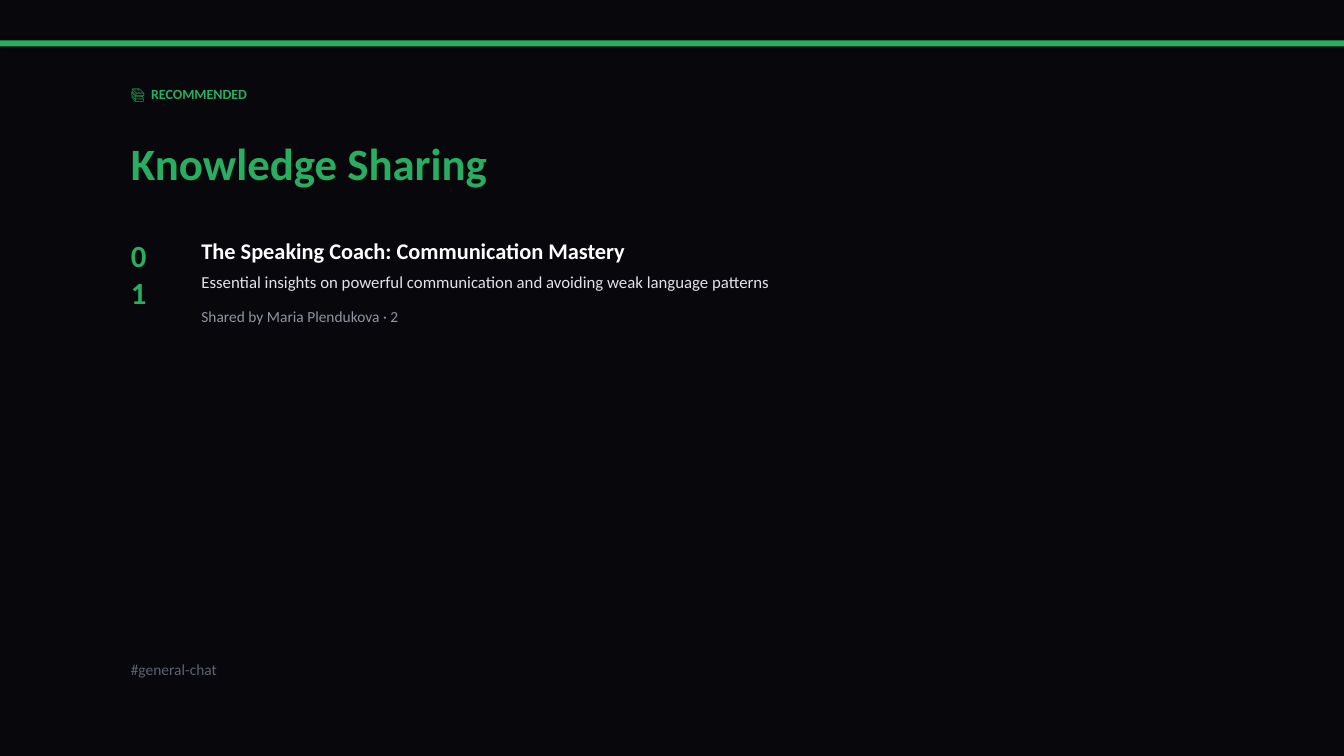
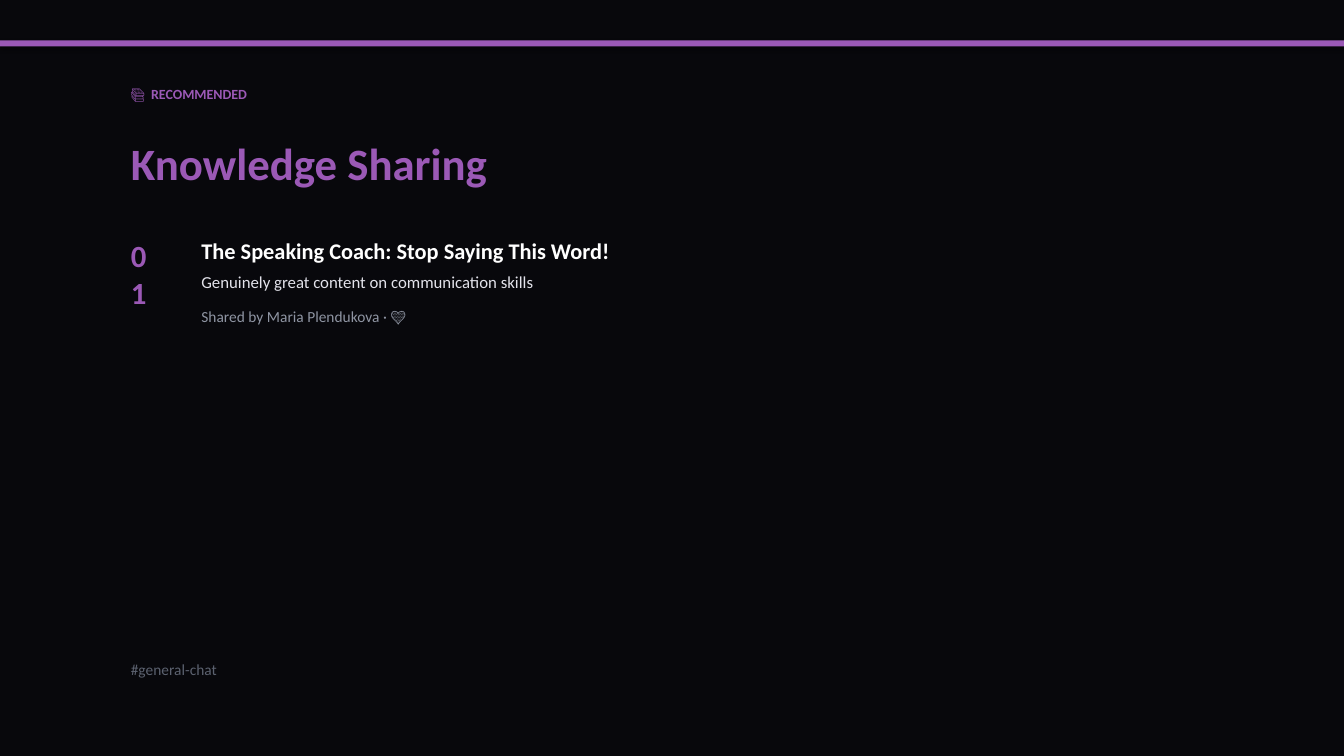
Before and after one commit to liliyagarifullina-maker/appodeal-pulse, a slide deck: slide 10 of data/archive/pulse_2026-03-12.pptx (slide 7 before the commit). Drawn at 1344x756 pixels with LibreOffice and Linux fonts; fonts in the diff are those of the drawing. Boxes give left, top, right and bottom in pixels: in the first picture for what was removed or moved away, otherwise in the second. Text is boxed around its words. In the diff, an @@ line names an element or a change of style, - is before the commit and + after.

```diff
--- a/data/archive/pulse_2026-03-12.pptx
+++ b/data/archive/pulse_2026-03-12.pptx
@@ rectangle at (0,40,1344,46): fill #27AE60 to #9B59B6 @@
@@ text colour #27AE60 to #9B59B6 in 3 elements at (151,90,247,99), (131,148,486,188), (121,232,171,272) @@
@@ text at (201,243,609,263): text changed @@
-The Speaking Coach: Communication Mastery
+The Speaking Coach: Stop Saying This Word!
@@ text at (201,276,533,291): text changed @@
-Essential insights on powerful communication and avoiding weak language patterns
+Genuinely great content on communication skills
@@ text at (201,311,379,325): text changed @@
-Shared by Maria Plendukova · 2
+Shared by Maria Plendukova · 💛
```
Also in this commit, not shown: 14 other slides changed, 3 slides added, 3 slides removed, 2 other files.
